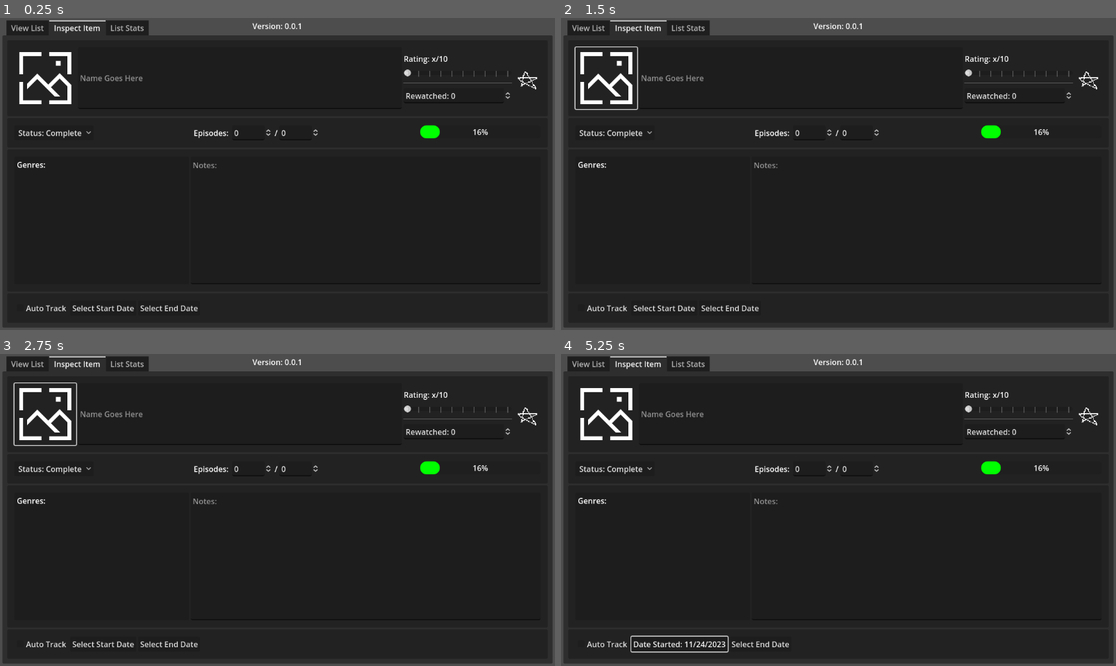
Above: before the commit, frames 1-4 (two rows, left to right).
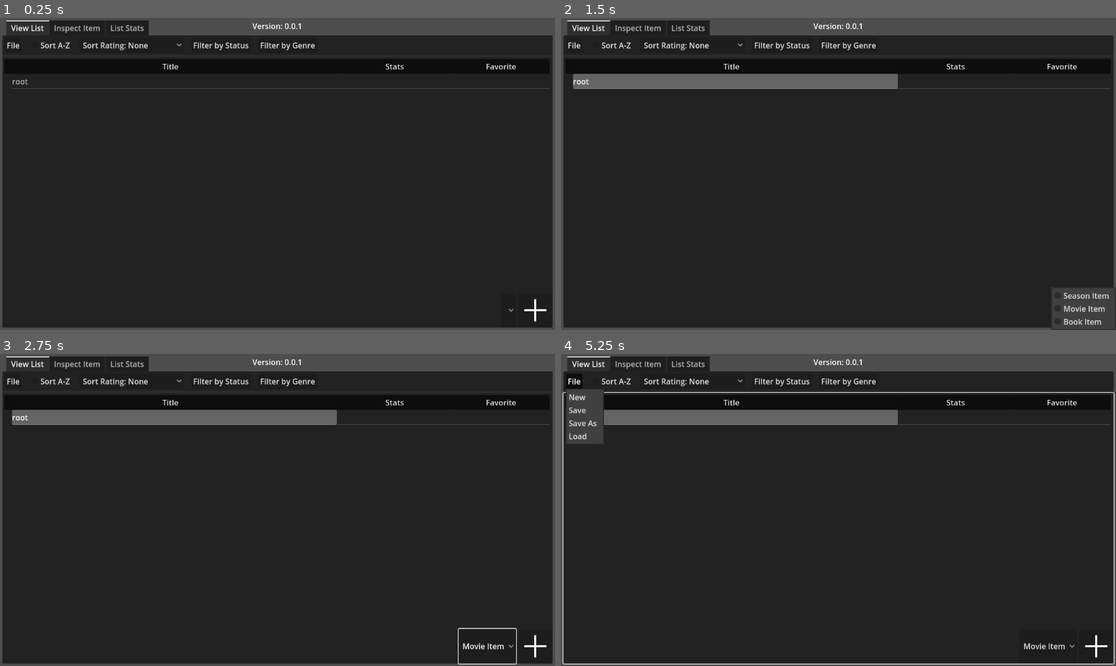
Above: after the commit, the same moments.

Repository: sredniW1234/Anime-Tracker-V2
Game: Godot game, scene res://Scenes/anime_list.tscn
The game is run twice, just before and just after one commit, with the same random seed, the same clock (stepped at 60 frames per second) and the same inputs.
Inputs (mouse positions are in pixels of both pictures, inside the frame that each line leads up to):
- Up to frame 1 (0.25 s): no input
- Up to frame 2 (1.5 s): click (605, 77) at 0.52 s; click (1071, 311) at 1.27 s
- Up to frame 3 (2.75 s): click (532, 647) at 2.02 s
- Up to frame 4 (5.25 s): click (1049, 647) at 2.75 s, where only the run after the commit has a clickable "Movie Item"; click (666, 644) at 3.5 s, where only the run before the commit has a clickable "Select Start Date"; click (721, 628) at 4.25 s, where only the run before the commit has a clickable "24"; click (572, 382) at 5 s, where only the run after the commit has a clickable "File"

The runs differ from the first frame. In frame 1, 2.9% of the frame differs, in the area x 0-99%, y 0-98%; in frame 2, 6.5%; in frame 3, 5.6%; in frame 4, 7.5%, in the area x 0-100%, y 0-100%.

Commit message:
Started implimenting multiple item types.

Diff:
--- /dev/null
+++ b/Assets/icons/movie.svg
@@ -0,0 +1 @@
+<svg xmlns="http://www.w3.org/2000/svg" width="24" height="24" viewBox="0 0 24 24"><path fill="currentColor" d="m20.84 2.18l-3.93.78l2.74 3.54l1.97-.4zm-6.87 1.36L12 3.93l2.75 3.53l1.96-.39zm-4.9.96l-1.97.41l2.75 3.53l1.96-.39zm-4.91 1l-.98.19a1.995 1.995 0 0 0-1.57 2.35L2 10l4.9-.97zM20 12v8H4v-8zm2-2H2v10a2 2 0 0 0 2 2h16c1.11 0 2-.89 2-2z"/></svg>
--- a/Scenes/anime_list.tscn
+++ b/Scenes/anime_list.tscn
@@ -39,10 +39,9 @@
 
 [node name="TabContainer" type="TabContainer" parent="PanelContainer/MarginContainer"]
 layout_mode = 2
-current_tab = 1
+current_tab = 0
 
 [node name="View List" type="TabBar" parent="PanelContainer/MarginContainer/TabContainer"]
-visible = false
 layout_mode = 2
 metadata/_tab_index = 0
 
@@ -142,13 +141,27 @@
 grow_horizontal = 0
 grow_vertical = 0
 
-[node name="Add" type="Button" parent="PanelContainer/MarginContainer/TabContainer/View List/MarginContainer"]
+[node name="HBoxContainer" type="HBoxContainer" parent="PanelContainer/MarginContainer/TabContainer/View List/MarginContainer"]
+layout_mode = 2
+
+[node name="ItemTypeOption" type="OptionButton" parent="PanelContainer/MarginContainer/TabContainer/View List/MarginContainer/HBoxContainer"]
+layout_mode = 2
+fit_to_longest_item = false
+item_count = 3
+popup/item_0/text = "Season Item"
+popup/item_1/text = "Movie Item"
+popup/item_1/id = 1
+popup/item_2/text = "Book Item"
+popup/item_2/id = 2
+
+[node name="AddButton" type="Button" parent="PanelContainer/MarginContainer/TabContainer/View List/MarginContainer/HBoxContainer"]
 layout_mode = 2
 tooltip_text = "Add A New Item To The List"
 theme_override_constants/icon_max_width = 64
 icon = ExtResource("1_52rcf")
 
 [node name="Inspect Item" type="TabBar" parent="PanelContainer/MarginContainer/TabContainer"]
+visible = false
 layout_mode = 2
 metadata/_tab_index = 1
 
@@ -167,4 +180,4 @@
 texture = ExtResource("2_03v5c")
 
 [connection signal="item_selected" from="PanelContainer/MarginContainer/TabContainer/View List/VBoxContainer/Tree" to="PanelContainer/MarginContainer/TabContainer/View List/VBoxContainer/Tree" method="_on_item_selected"]
-[connection signal="pressed" from="PanelContainer/MarginContainer/TabContainer/View List/MarginContainer/Add" to="PanelContainer/MarginContainer/TabContainer/View List/VBoxContainer/Tree" method="_on_add_pressed"]
+[connection signal="pressed" from="PanelContainer/MarginContainer/TabContainer/View List/MarginContainer/HBoxContainer/AddButton" to="PanelContainer/MarginContainer/TabContainer/View List/VBoxContainer/Tree" method="_on_add_pressed"]
--- /dev/null
+++ b/Scenes/control.tscn
@@ -0,0 +1,19 @@
+[gd_scene load_steps=2 format=3 uid="uid://bievefl01xnqf"]
+
+[ext_resource type="PackedScene" uid="uid://de6r1r0kvi6q1" path="res://addons/calendar_button/popup.tscn" id="1_rjk11"]
+
+[node name="Control" type="Control"]
+layout_mode = 3
+anchors_preset = 15
+anchor_right = 1.0
+anchor_bottom = 1.0
+grow_horizontal = 2
+grow_vertical = 2
+
+[node name="MenuButton" type="MenuButton" parent="."]
+layout_mode = 0
+offset_right = 8.0
+offset_bottom = 8.0
+text = "Test"
+
+[node name="popup" parent="MenuButton" instance=ExtResource("1_rjk11")]
--- /dev/null
+++ b/Scripts/GeneralManager.gd
@@ -0,0 +1,5 @@
+extends Node
+
+@export var currently_selected: GeneralItem = null
+@export var TYPES: Array = [SeasonItem, MovieItem, BookItem]
+@export var add_type: GeneralItem = TYPES[0].new()
--- a/Scripts/TreeManager.gd
+++ b/Scripts/TreeManager.gd
@@ -2,7 +2,6 @@
 
 var root: TreeItem = null
 var root_item: GeneralItem = null
-var currently_selected: GeneralItem = null
 var list = {}  # {Series Name Item: [Seasons], ...}
 
 # Called when the node enters the scene tree for the first time.
@@ -48,16 +47,16 @@
 
 
 func _on_add_pressed() -> void:
-	self.add_item(currently_selected if currently_selected else root_item, str(randf()))
+	self.add_item(Manager.currently_selected if Manager.currently_selected else root_item, str(randf()))
 
 func _on_item_selected() -> void:
 	var parent = get_selected().get_parent()
 	# Get double parent instead of immediate parent for easier checking
 	# root > root_item > Series > Season
 	if parent.get_parent() == root:  # Level 1 (Series Name)
-		currently_selected = list.keys()[get_selected().get_index()]
+		Manager.currently_selected = list.keys()[get_selected().get_index()]
 	elif parent.get_parent() == root_item.tree_item:  # Level 2 (Season Name)
 		# Get parent in list keys > [] > get item in list > Item
-		currently_selected = list[list.keys()[parent.get_index()]][get_selected().get_index()]
+		Manager.currently_selected = list[list.keys()[parent.get_index()]][get_selected().get_index()]
 	else:
-		currently_selected = null
+		Manager.currently_selected = null
--- a/project.godot
+++ b/project.godot
@@ -14,6 +14,10 @@
 run/main_scene="res://Scenes/anime_list.tscn"
 config/features=PackedStringArray("4.3", "Mobile")
 config/icon="res://icon.svg"
+
+[autoload]
+
+Manager="*res://Scripts/GeneralManager.gd"
 
 [editor_plugins]
 
Not shown, added: Assets/icons/movie.svg.import
Not shown: 3 places in Scenes/season_item_inspect_view.tscn that only renumber resources
